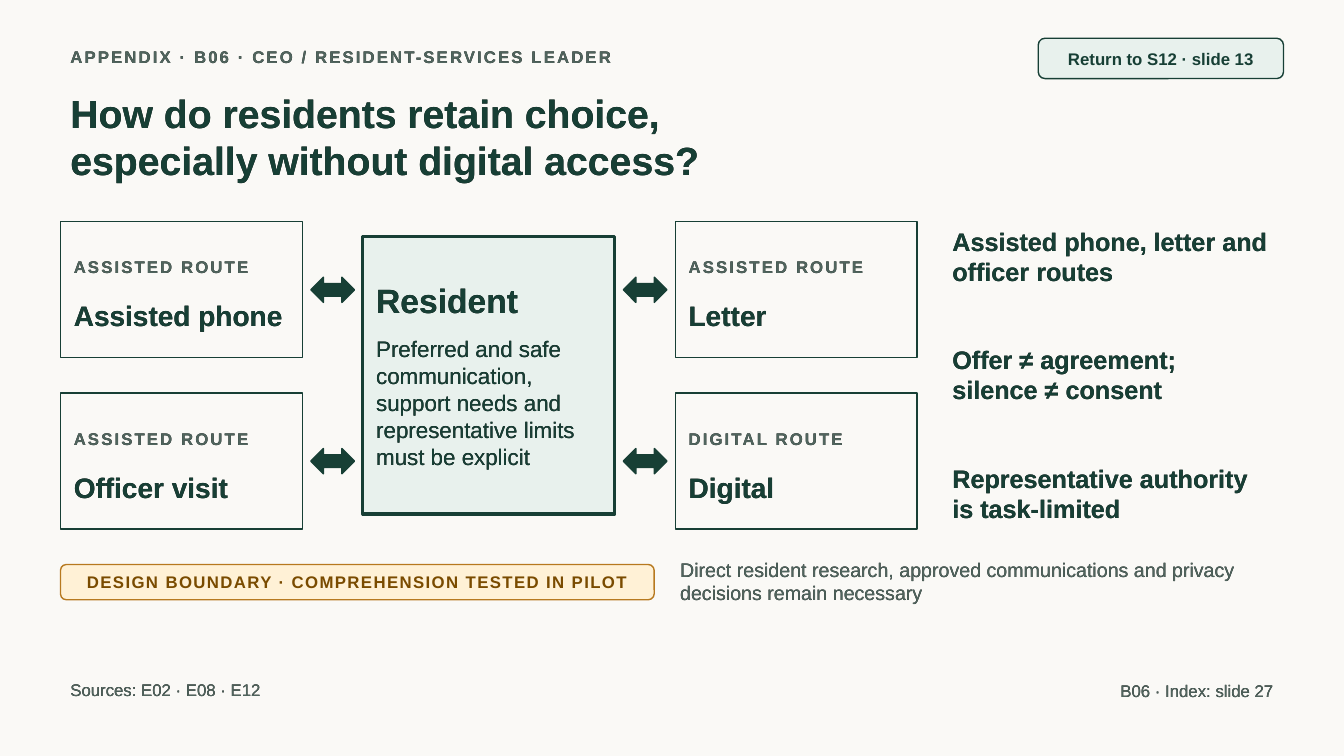
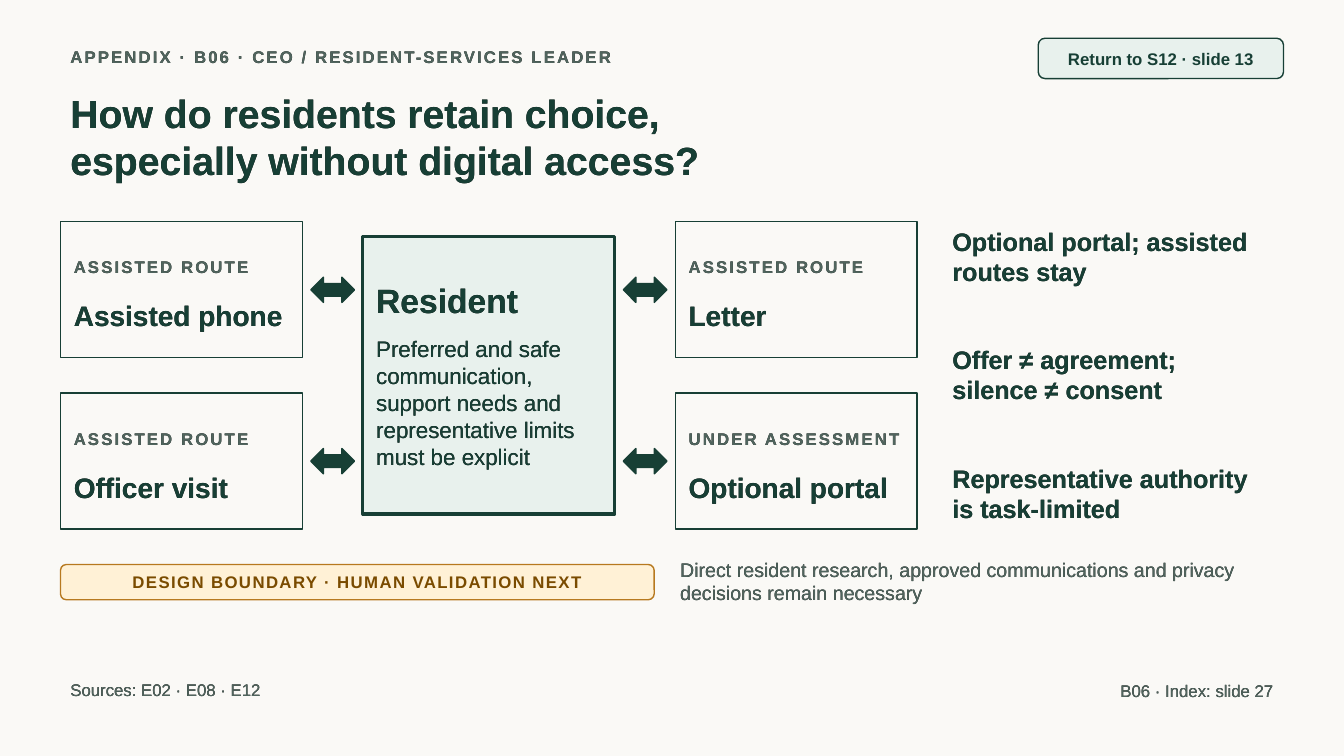
Before and after one commit to jmservera/ama, a slide deck: slide 33 of docs/capstone/deck/zava-forward-cowork-v2-draft.pptx. Drawn at 1344x756 pixels with LibreOffice and Linux fonts; fonts in the diff are those of the drawing. Boxes give left, top, right and bottom in pixels: in the first picture for what was removed or moved away, otherwise in the second. Text is boxed around its words. In the diff, an @@ line names an element or a change of style, - is before the commit and + after.

```diff
--- a/docs/capstone/deck/zava-forward-cowork-v2-draft.pptx
+++ b/docs/capstone/deck/zava-forward-cowork-v2-draft.pptx
@@ text at [952, 232, 1248, 287]: text changed @@
-Assisted phone, letter and officer routes
+Optional portal; assisted routes stay
@@ text at [689, 433, 899, 446]: text changed @@
-DIGITAL ROUTE
+UNDER ASSESSMENT
@@ text at [689, 477, 888, 503]: text changed @@
-Digital
+Optional portal
@@ text in rounded rectangle at [132, 576, 581, 588]: text changed @@
-DESIGN BOUNDARY · COMPREHENSION TESTED IN PILOT
+DESIGN BOUNDARY · HUMAN VALIDATION NEXT
```
Also in this commit, not shown: 4 other slides changed, 18 other files.
